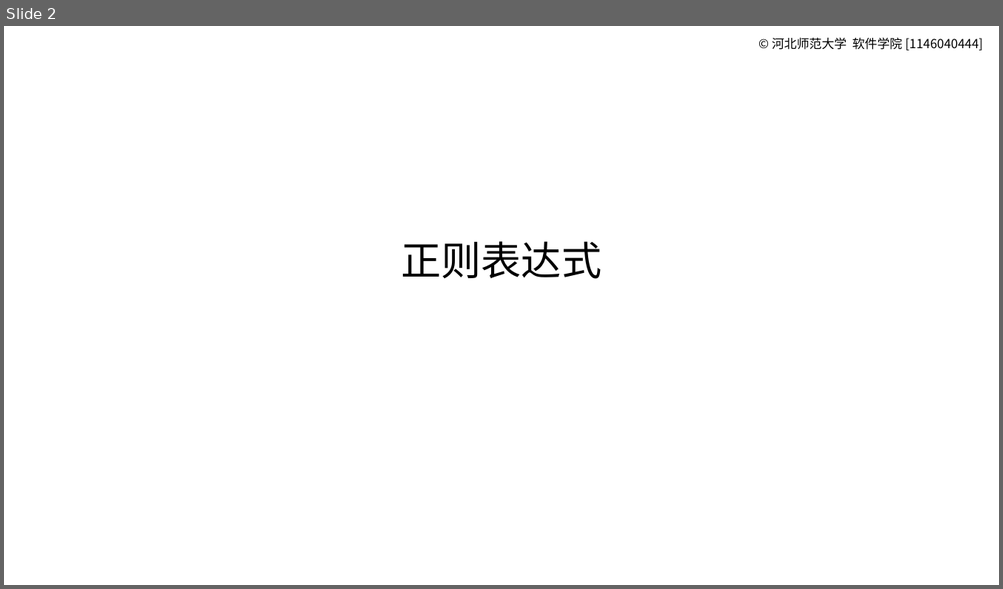
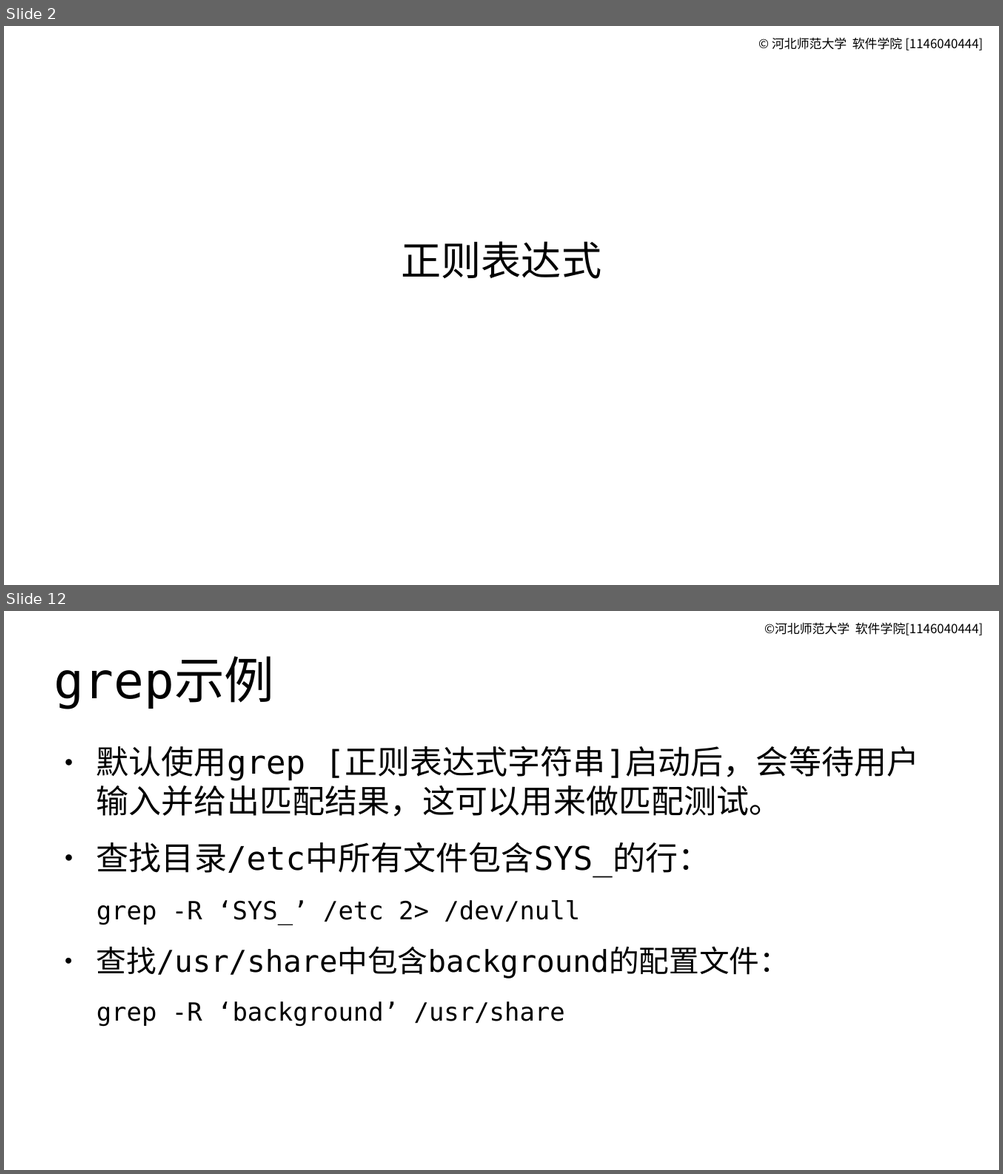
Before and after one commit to master-genius/linux-system, a slide deck: materials/slides/ch13-apply.odp. Shown one above the other, each under a label of ours: slide 2 before the commit, slides 2 and 12 after it; the slides between them are not shown. The pictures are 1003x589 and 1003x1174 pixels, drawn with LibreOffice and Linux fonts; fonts in the diff are those of the drawing. Boxes give left, top, right and bottom in pixels: in the first picture for what was removed or moved away, otherwise in the second. Text is boxed around its words. In the diff, an @@ line names an element or a change of style, - is before the commit and + after.

```diff
--- a/materials/slides/ch13-apply.odp
+++ b/materials/slides/ch13-apply.odp
@@ slide 12 added at (4,611,999,1170), background #FFFFFF; not listed: 1 template element that a slide beside it also shows @@
@@ title added at (54,658,274,709), 40 pt, text #000000 @@
+grep示例
@@ text added at (96,746,919,1026), 26 pt, text #000000 @@
+● 默认使用grep [正则表达式字符串]启动后，会等待用户输入并给出匹配结果，这可以用来做匹配测试。
+● 查找目录/etc中所有文件包含SYS_的行：
+grep -R ‘SYS_’ /etc 2> /dev/null
+● 查找/usr/share中包含background的配置文件：
+grep -R ‘background’ /usr/share
```
Also in this commit, not shown: 5 slides changed, 17 other slides added, 6 slides removed, 4 other files.
